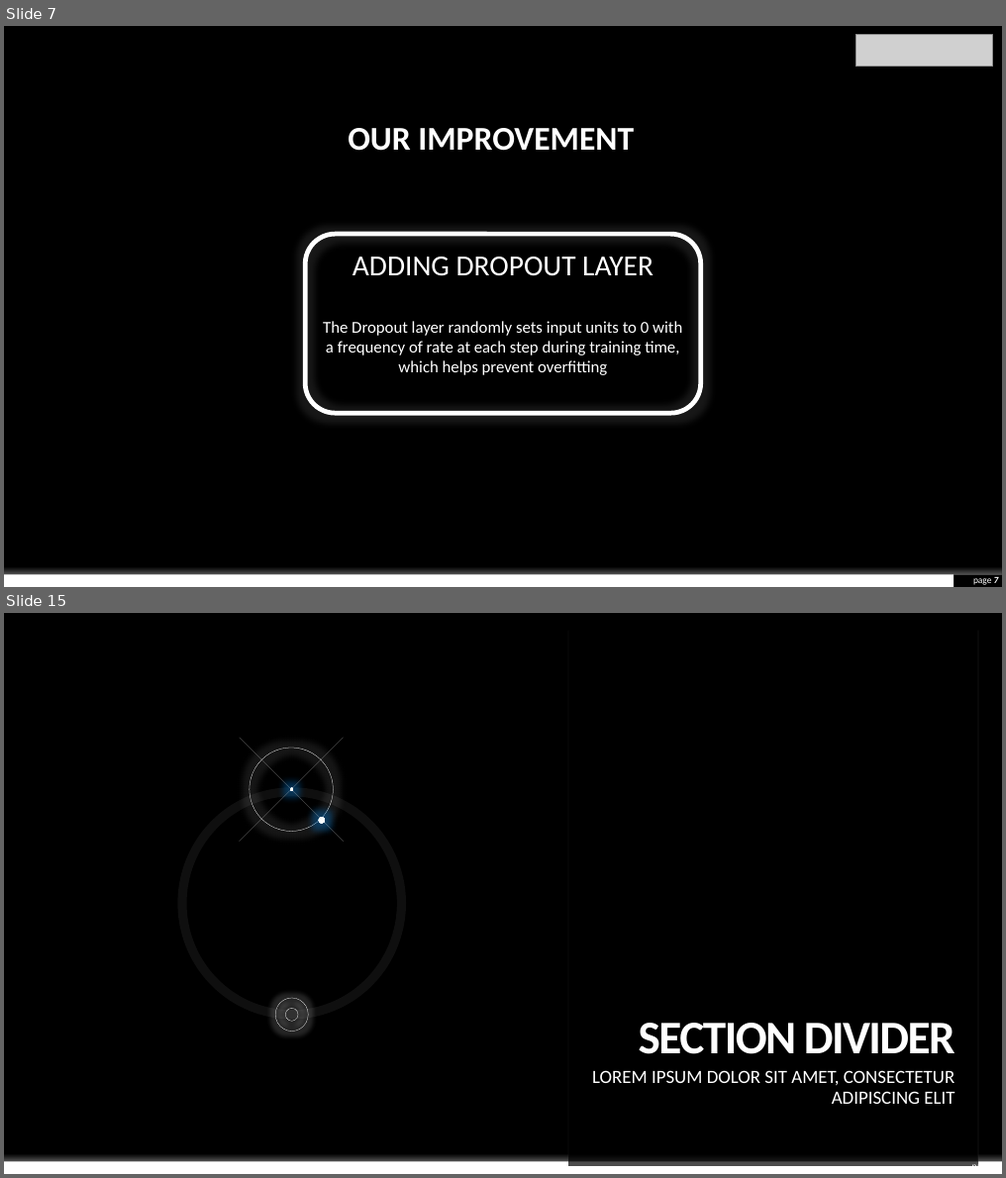
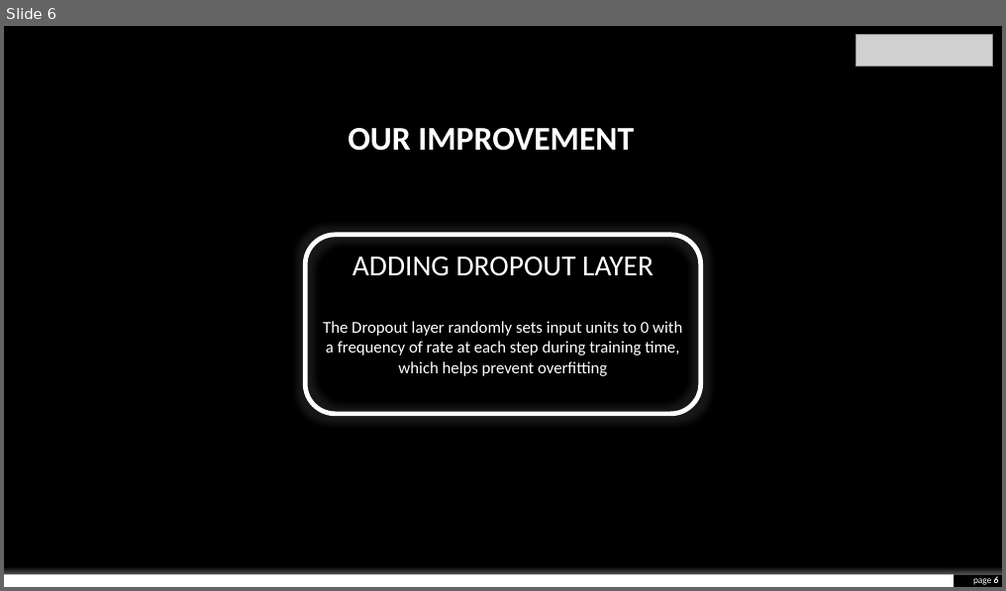
Before and after one commit to envyst/sign-language-application, a slide deck: laporan/Sign Language App Project Presentation.pptx. Shown one above the other, each under a label of ours: slides 7 and 15 before the commit, slide 6 after it; the slides between them are not shown. The pictures are 1006x1178 and 1006x591 pixels, drawn with LibreOffice and Linux fonts; fonts in the diff are those of the drawing; grey boxes stand for pictures; background and template pictures are left out. Boxes give left, top, right and bottom in pixels: in the first picture for what was removed or moved away, otherwise in the second. Text is boxed around its words. In the diff, an @@ line names an element or a change of style, - is before the commit and + after.

```diff
--- a/laporan/Sign Language App Project Presentation.pptx
+++ b/laporan/Sign Language App Project Presentation.pptx
@@ slide 15 removed at [4, 613, 1002, 1174], background #000000; not listed: 1 template element that a slide beside it also shows @@
@@ rectangle removed at [568, 630, 979, 933] @@
@@ line removed from (568, 630) to (568, 1161) @@
@@ line removed from (979, 630) to (979, 1161) @@
@@ line removed from (979, 630) to (979, 1161) @@
@@ group removed at [239, 738, 344, 842]: 3 ellipses, 2 lines @@
@@ ellipse removed at [182, 792, 402, 1015] @@
@@ rectangle removed at [568, 932, 979, 1166] @@
@@ ellipse removed at [275, 998, 309, 1032] @@
@@ ellipse removed at [285, 1008, 298, 1021] @@
@@ title removed at [639, 1023, 955, 1055] @@
-SECTION DIVIDER
@@ subtitle removed at [592, 1070, 954, 1104] @@
-LOREM IPSUM DOLOR SIT AMET, CONSECTETUR ADIPISCING ELIT
@@ rectangle removed at [4, 1161, 1002, 1174] @@
@@ page number removed at [972, 1161, 1002, 1173] @@
-page 15
@@ what was slide 7 is now slide 6 @@
@@ page number at [973, 576, 999, 585]: text changed @@
-page 7
+page 6
```
Also in this commit, not shown: 3 slides changed, 4 slides added, 22 other slides removed.
